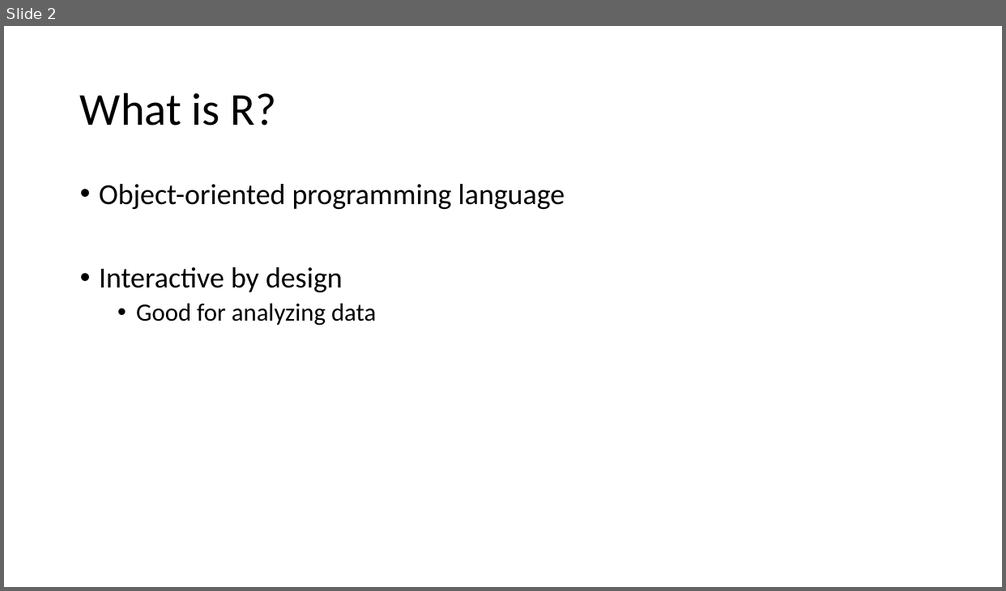
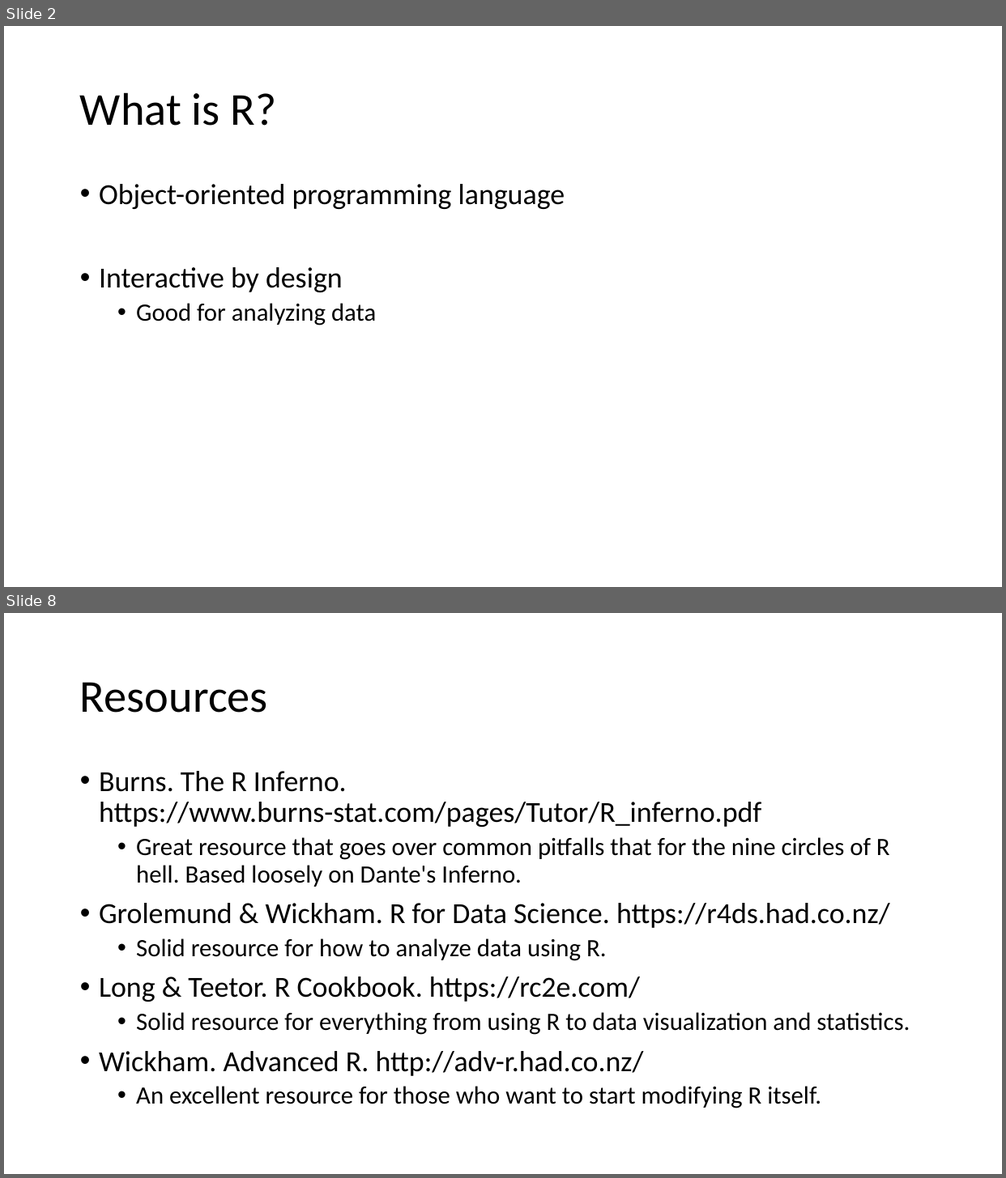
Before and after one commit to jstinzi/R-UNM-Biology-Workshop, a slide deck: Beginner Workshop/Introductory Concepts in R.pptx. Shown one above the other, each under a label of ours: slide 2 before the commit, slides 2 and 8 after it; the slides between them are not shown. The pictures are 1006x591 and 1006x1178 pixels, drawn with LibreOffice and Linux fonts; fonts in the diff are those of the drawing. Boxes give left, top, right and bottom in pixels: in the first picture for what was removed or moved away, otherwise in the second. Text is boxed around its words. In the diff, an @@ line names an element or a change of style, - is before the commit and + after.

```diff
--- a/Beginner Workshop/Introductory Concepts in R.pptx
+++ b/Beginner Workshop/Introductory Concepts in R.pptx
@@ slide 8 added at [4, 613, 1002, 1174], background #FFFFFF @@
@@ title added at [80, 682, 268, 713], 44 pt, text #000000 @@
+Resources
@@ text added at [99, 771, 910, 1109], 24 pt, text #000000 @@
+• Burns. The R Inferno. https://www.burns-stat.com/pages/Tutor/R_inferno.pdf
+  • Great resource that goes over common pitfalls that for the nine circles of R hell. Based loosely on Dante's Inferno.
+• Grolemund & Wickham. R for Data Science. https://r4ds.had.co.nz/
+  • Solid resource for how to analyze data using R.
+• Long & Teetor. R Cookbook. https://rc2e.com/
+  • Solid resource for everything from using R to data visualization and statistics.
+• Wickham. Advanced R. http://adv-r.had.co.nz/
+  • An excellent resource for those who want to start modifying R itself.
```
Also in this commit, not shown: 4 other slides added.
